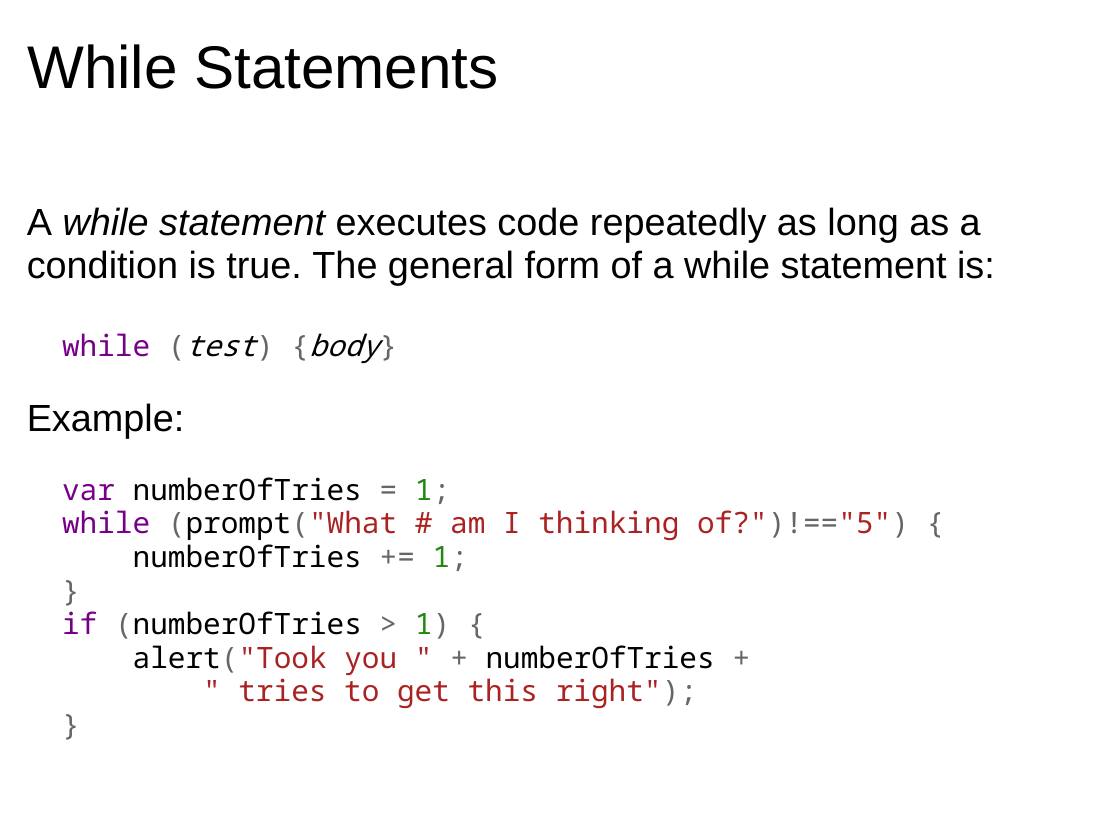
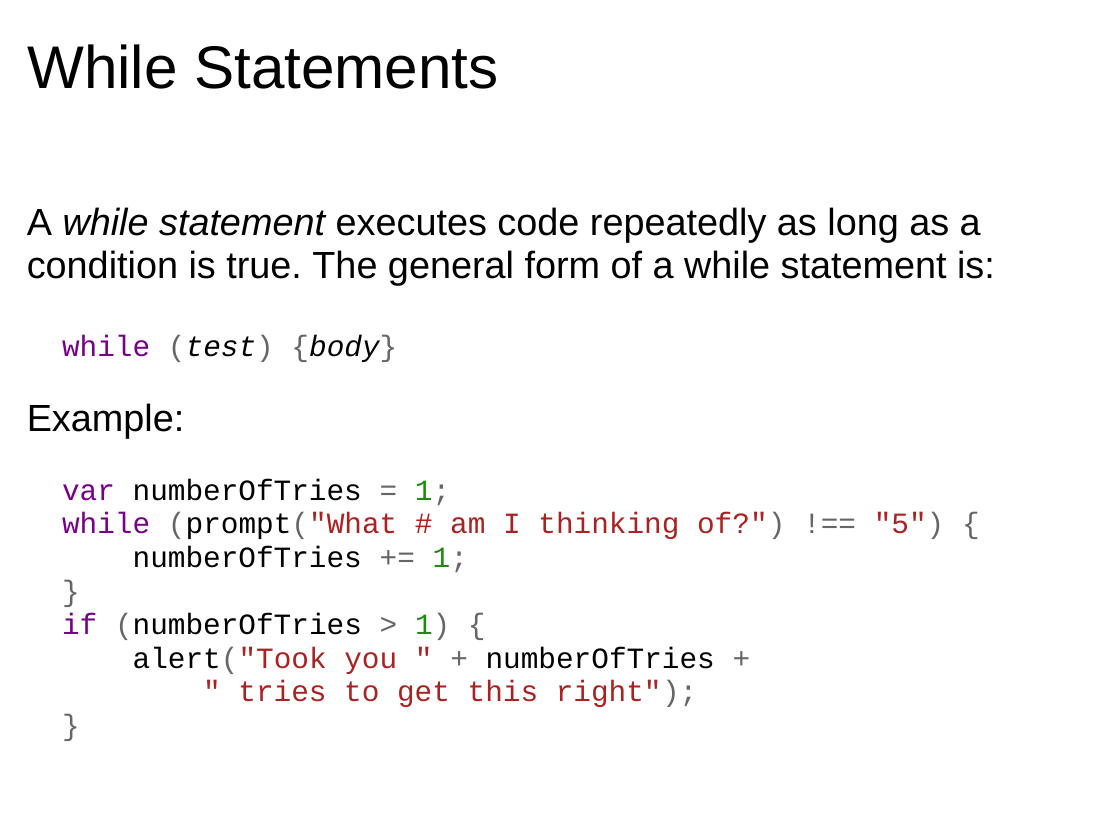
Before and after one commit to dondi/javascript-book, a slide deck: slide 18 of presentations/Chapter_4_Presentation.ppt. Drawn at 1120x840 pixels with LibreOffice and Linux fonts; fonts in the diff are those of the drawing; background and template pictures are left out. Boxes give left, top, right and bottom in pixels: in the first picture for what was removed or moved away, otherwise in the second. Text is boxed around its words. In the diff, an @@ line names an element or a change of style, - is before the commit and + after.

```diff
--- a/presentations/Chapter_4_Presentation.ppt
+++ b/presentations/Chapter_4_Presentation.ppt
@@ text at box(62, 335, 397, 362): font Noto Sans Mono to Courier New in "while (test) {body}", "}" @@
@@ text at box(62, 479, 945, 707): text changed; font Noto Sans Mono to Courier New @@
-var numberOfTries = 1;
-while (prompt("What # am I thinking of?")!=="5") {
-numberOfTries += 1;
-}
-if (numberOfTries > 1) {
-alert("Took you " + numberOfTries +
-" tries to get this right");
+var numberOfTries = 1;
+while (prompt("What # am I thinking of?") !== "5") {
+numberOfTries += 1;
+}
+if (numberOfTries > 1) {
+alert("Took you " + numberOfTries +
+" tries to get this right");
```
Also in this commit, not shown: 11 other slides changed, 3 other files.
